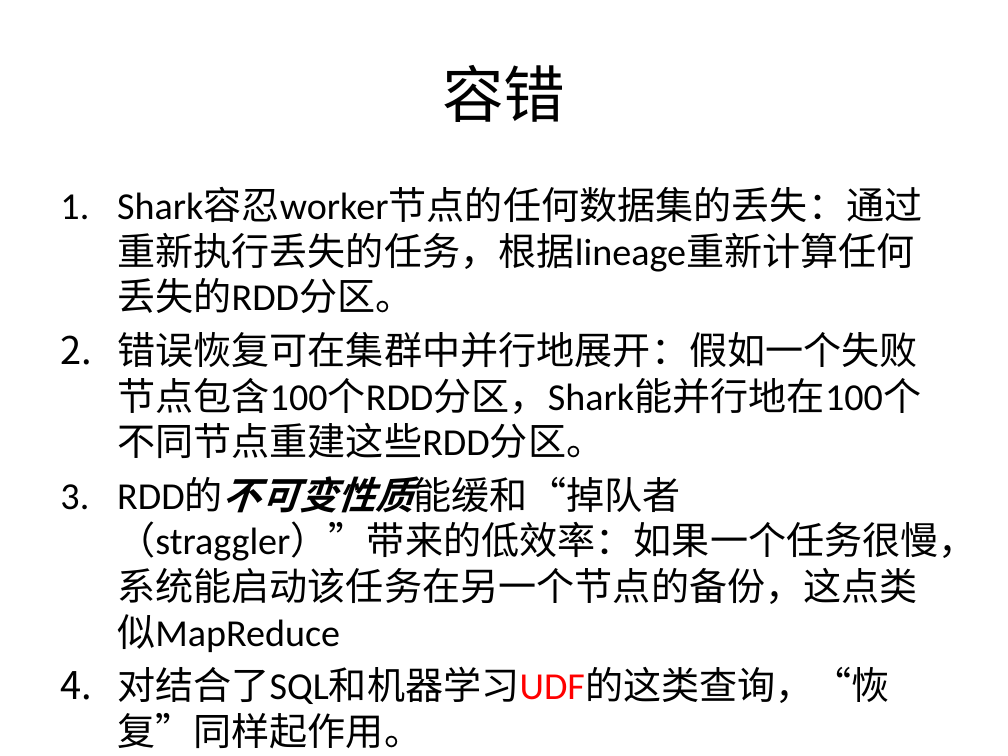
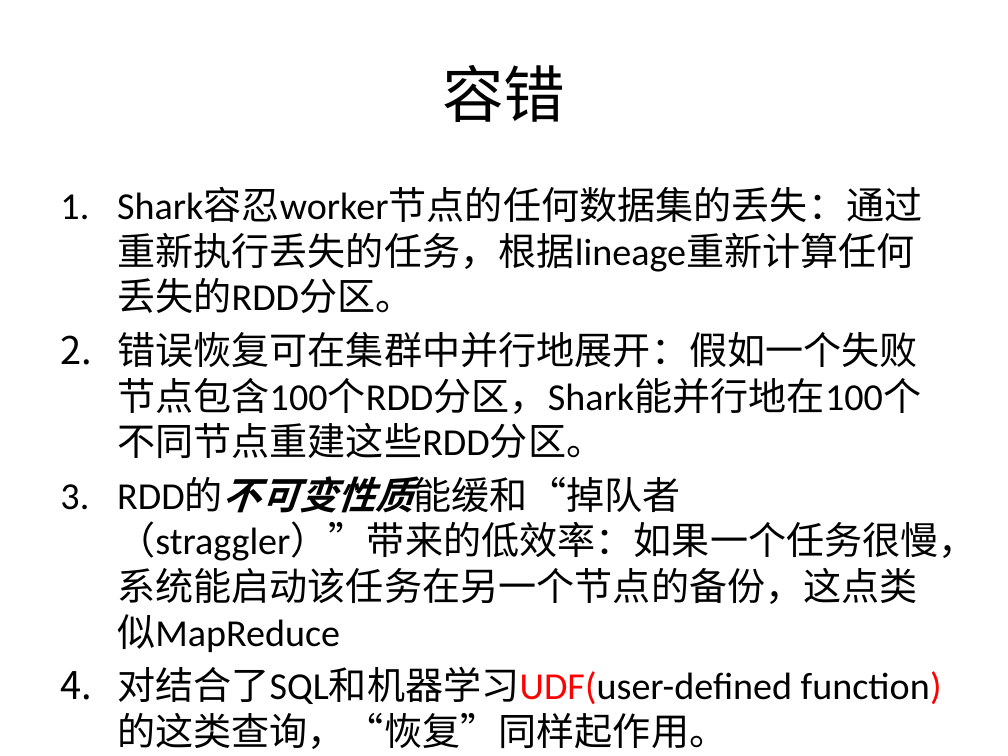
Before and after one commit to wuxingdexian/seminar, a slide deck: slide 25 of 整合.pptx. Drawn at 1008x756 pixels with LibreOffice and Linux fonts; fonts in the diff are those of the drawing. Boxes give left, top, right and bottom in pixels: in the first picture for what was removed or moved away, otherwise in the second. Text is boxed around its words. In the diff, an @@ line names an element or a change of style, - is before the commit and + after.

```diff
--- a/整合.pptx
+++ b/整合.pptx
@@ text at (117, 666, 942, 749): text changed @@
-4. 对结合了SQL和机器学习UDF的这类查询，“恢复”同样起作用。
+4. 对结合了SQL和机器学习UDF(user-defined function)的这类查询，“恢复”同样起作用。
```
Also in this commit, not shown: 9 other slides changed, 14 slides added, 3 slides removed, 3 other files.
